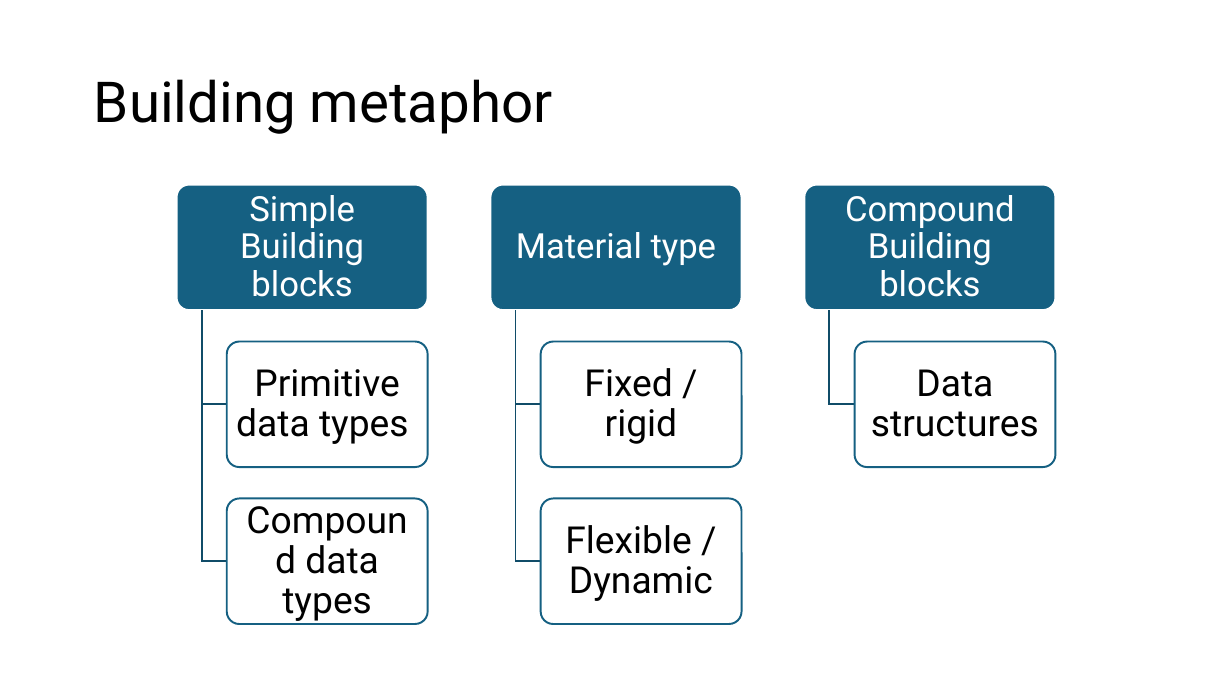
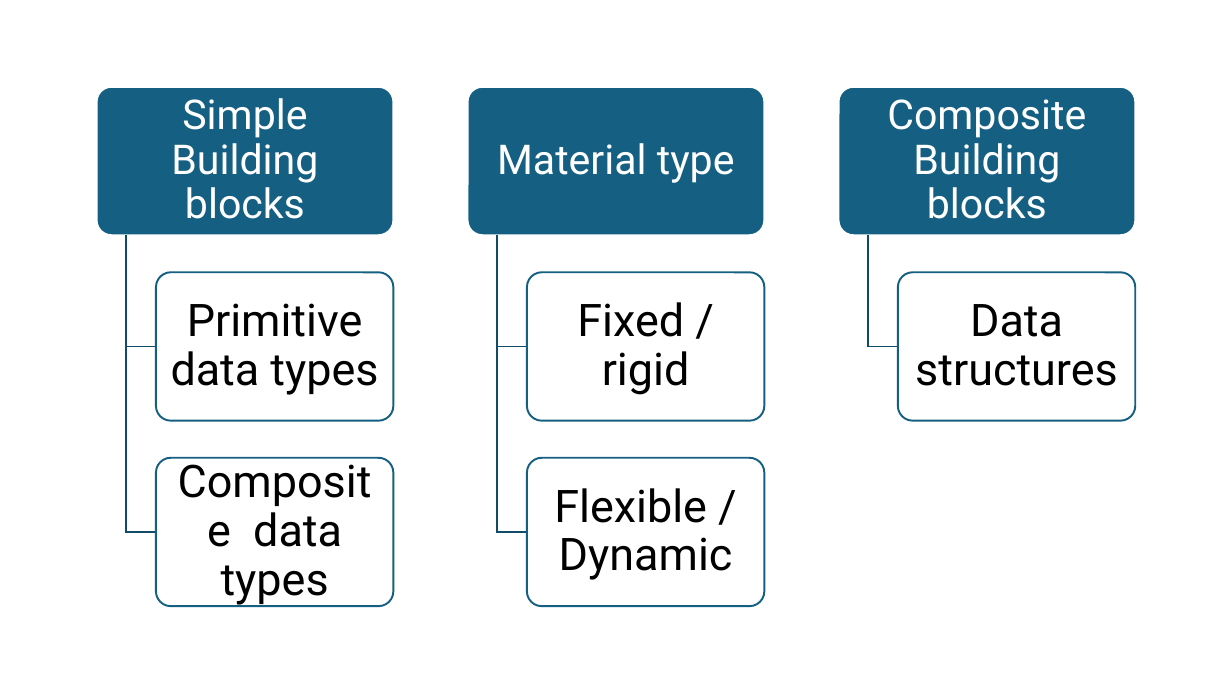
Before and after one commit to RobertNagy299/dsa-i-teaching, a slide deck: slide 7 of MyOwnPresentations/Abstract_Datatypes_V.pptx. Drawn at 1232x693 pixels with LibreOffice and Linux fonts; fonts in the diff are those of the drawing. Boxes give left, top, right and bottom in pixels: in the first picture for what was removed or moved away, otherwise in the second. Text is boxed around its words. In the diff, an @@ line names an element or a change of style, - is before the commit and + after.

Commit message:
Actualize course information in first lecture, finalize abstract data structures and sorting algorithms presentation. TODO sixth lecture

```diff
--- a/MyOwnPresentations/Abstract_Datatypes_V.pptx
+++ b/MyOwnPresentations/Abstract_Datatypes_V.pptx
@@ title removed at [94,79,553,134] @@
-Building metaphor
@@ rounded rectangle: place and size @@
-rounded rectangle at [177,185,428,311]
+rounded rectangle at [97,87,394,236]
@@ rounded rectangle: place and size @@
-rounded rectangle at [491,185,742,311]
+rounded rectangle at [468,87,764,236]
@@ rounded rectangle: place and size @@
-rounded rectangle at [804,185,1055,311]
+rounded rectangle at [839,87,1136,236]
@@ text "Simple Building blocks" at [171,98,318,219]: size 27 to 32 pt; more space between paragraphs @@
@@ text "Simple Building blocks": place and size @@
-text "Simple Building blocks" at [240,195,364,297]
+text "Simple Building blocks" at [171,98,318,219]
@@ text "Material type": place and size @@
-text "Material type" at [516,232,717,266]
+text "Material type" at [497,143,735,183]
@@ text "Material type" at [497,143,735,183]: size 27 to 32 pt; more space between paragraphs @@
@@ text at [887,99,1086,219]: text changed; size 27 to 32 pt @@
-Compound Building blocks
+Composite Building blocks
@@ freeform shape: place and size @@
-freeform shape at [201,311,226,562]
+freeform shape at [127,236,156,532]
@@ freeform shape: place and size @@
-freeform shape at [201,311,226,405]
+freeform shape at [127,236,156,347]
@@ freeform shape: place and size @@
-freeform shape at [516,311,541,562]
+freeform shape at [497,236,527,532]
@@ freeform shape: place and size @@
-freeform shape at [516,311,541,405]
+freeform shape at [497,236,527,347]
@@ freeform shape: place and size @@
-freeform shape at [830,311,855,405]
+freeform shape at [869,236,898,347]
@@ rounded rectangle: place and size @@
-rounded rectangle at [226,342,427,468]
+rounded rectangle at [156,273,394,421]
@@ text "Primitive data types": place and size @@
-text "Primitive data types" at [236,369,409,444]
+text "Primitive data types" at [171,303,378,395]
@@ rounded rectangle: place and size @@
-rounded rectangle at [541,342,741,468]
+rounded rectangle at [527,273,764,421]
@@ text "Fixed / rigid": place and size @@
-text "Fixed / rigid" at [584,368,677,444]
+text "Fixed / rigid" at [577,302,690,395]
@@ rounded rectangle: place and size @@
-rounded rectangle at [855,342,1055,468]
+rounded rectangle at [898,273,1136,421]
@@ size 29 to 35 pt; more space between paragraphs in 4 elements at [554,488,733,580], [577,302,690,395], [171,303,378,395], [915,304,1118,386] @@
@@ text "Data structures": place and size @@
-text "Data structures" at [871,369,1039,437]
+text "Data structures" at [915,304,1118,386]
@@ rounded rectangle: place and size @@
-rounded rectangle at [226,499,427,625]
+rounded rectangle at [156,457,394,606]
@@ rounded rectangle: place and size @@
-rounded rectangle at [541,499,741,625]
+rounded rectangle at [527,457,764,606]
@@ text "Flexible / Dynamic": place and size @@
-text "Flexible / Dynamic" at [565,525,713,601]
+text "Flexible / Dynamic" at [554,488,733,580]
@@ text at [221,504,342,606]: text changed; size 29 to 35 pt @@
-Compound data types
+Composite data types
```
Also in this commit, not shown: 2 other slides changed, 14 slides added, 1 slide removed, 5 other files.
